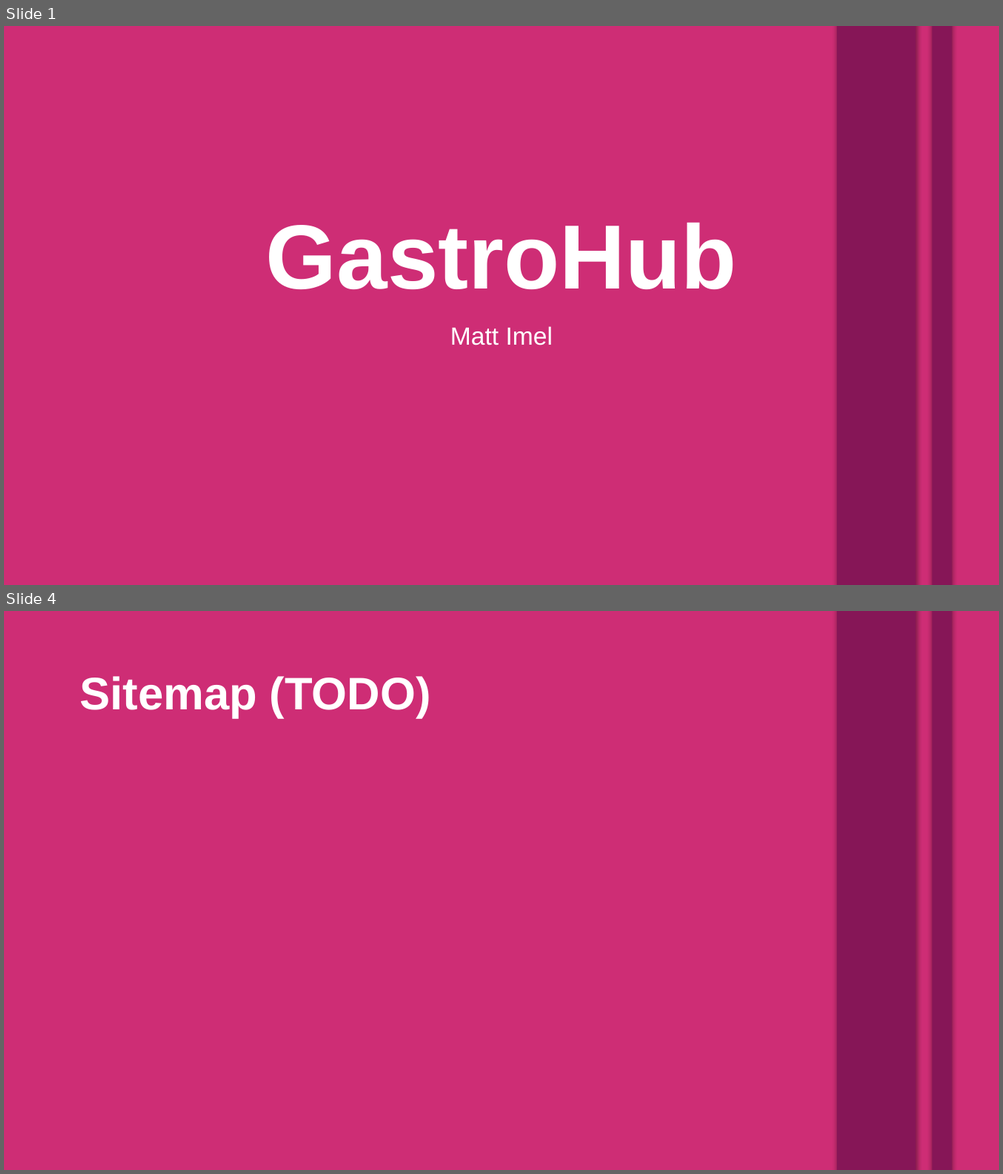
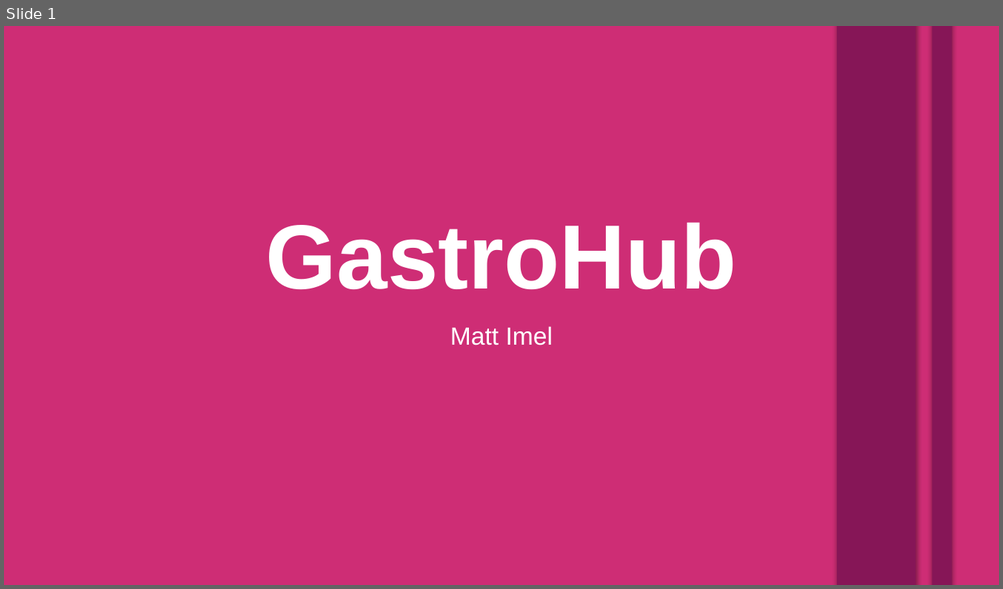
Before and after one commit to Mimel/KState-CIS598-FinalProject, a slide deck: FinalPresentation.pptx. Shown one above the other, each under a label of ours: slides 1 and 4 before the commit, slide 1 after it; the slides between them are not shown. The pictures are 1003x1174 and 1003x589 pixels, drawn with LibreOffice and Linux fonts; fonts in the diff are those of the drawing. Boxes give left, top, right and bottom in pixels: in the first picture for what was removed or moved away, otherwise in the second. Text is boxed around its words. In the diff, an @@ line names an element or a change of style, - is before the commit and + after.

```diff
--- a/FinalPresentation.pptx
+++ b/FinalPresentation.pptx
@@ slide 4 removed at <box>4,611,999,1170</box>, background #CE2D75 @@
@@ rectangle removed at <box>45,611,325,1170</box> @@
@@ rectangle removed at <box>797,611,999,1170</box> @@
@@ rectangle removed at <box>836,611,915,1170</box> @@
@@ rectangle removed at <box>932,611,952,1170</box> @@
@@ text removed at <box>79,676,431,718</box> @@
-Sitemap (TODO)
```
Also in this commit, not shown: 11 slides changed, 2 slides added, 11 other files.
